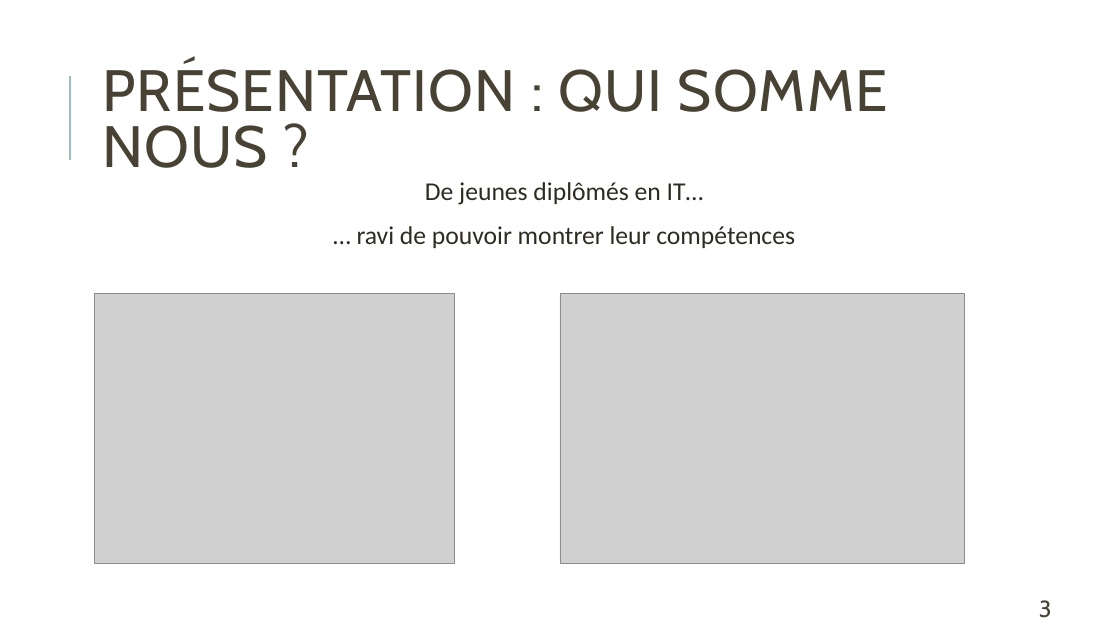
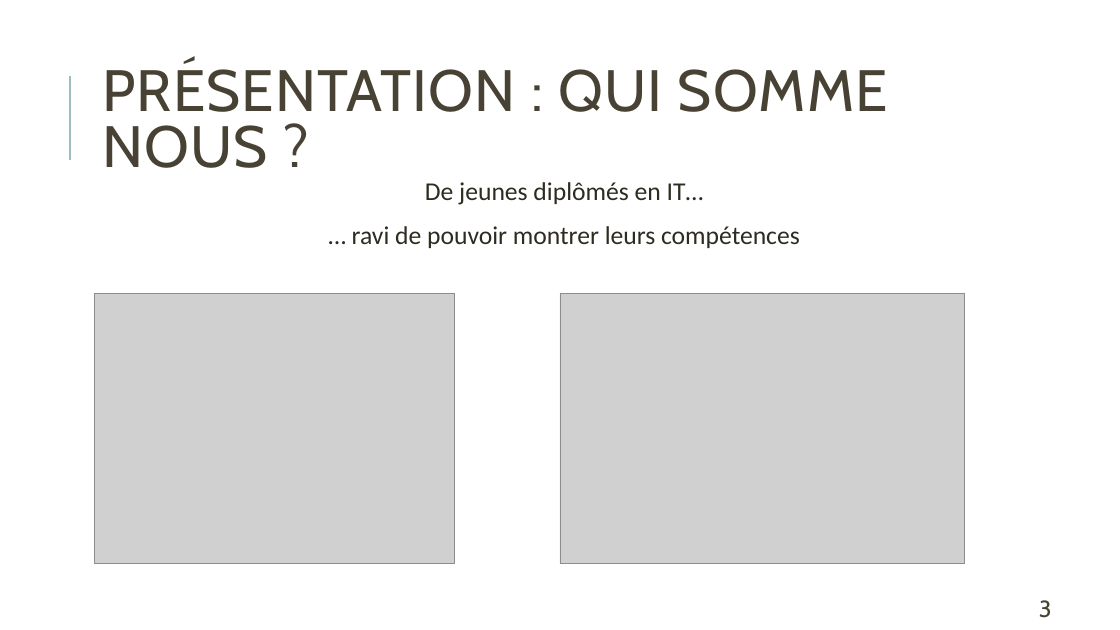
Before and after one commit to OlivierHILDENBRAND/Sondage_Project, a slide deck: slide 3 of Divers/Weber_Hugo_Olivier_CDA_Projet_Sondage.pptx. Drawn at 1120x630 pixels with LibreOffice and Linux fonts; fonts in the diff are those of the drawing; grey boxes stand for pictures. Boxes give left, top, right and bottom in pixels: in the first picture for what was removed or moved away, otherwise in the second. Text is boxed around its words. In the diff, an @@ line names an element or a change of style, - is before the commit and + after.

```diff
--- a/Divers/Weber_Hugo_Olivier_CDA_Projet_Sondage.pptx
+++ b/Divers/Weber_Hugo_Olivier_CDA_Projet_Sondage.pptx
@@ text at bbox=[352, 226, 800, 248]: text changed @@
-  … ravi de pouvoir montrer leur compétences
+  … ravi de pouvoir montrer leurs compétences
```
Also in this commit, not shown: 9 other slides changed.
